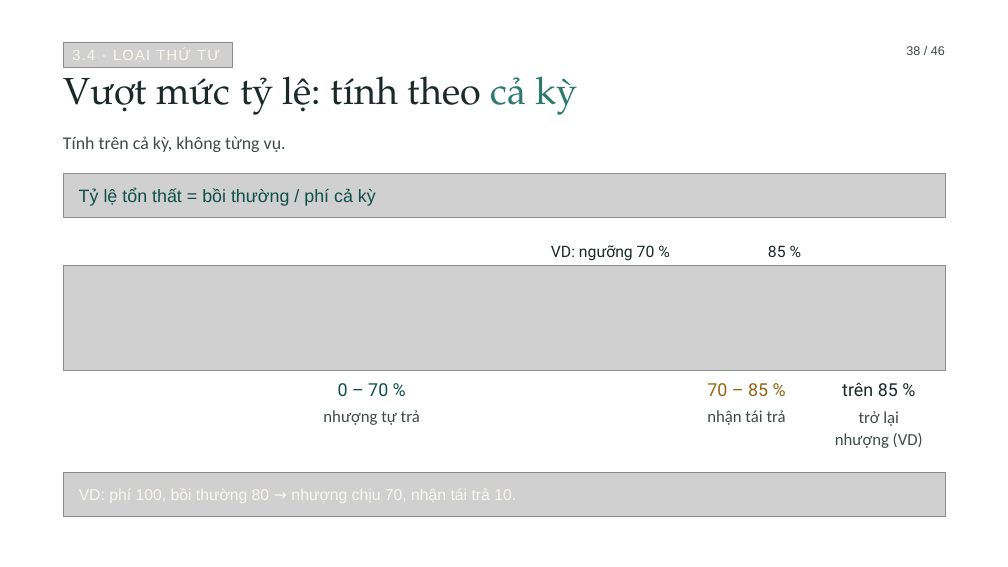
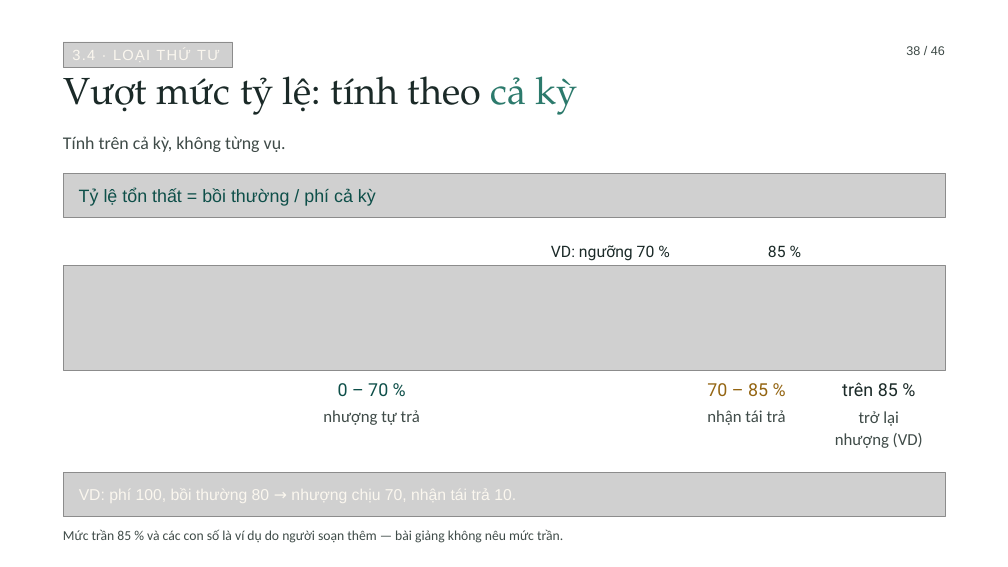
Before and after one commit to tranquanghaofake-dotcom/Law, a slide deck: slide 38 of docs/bai/ch3-bao-hiem-thuong-mai/bao-hiem-thuong-mai.pptx. Drawn at 1008x567 pixels with LibreOffice and Linux fonts; fonts in the diff are those of the drawing; grey boxes stand for pictures; background and template pictures are left out. Boxes give left, top, right and bottom in pixels: in the first picture for what was removed or moved away, otherwise in the second. Text is boxed around its words. In the diff, an @@ line names an element or a change of style, - is before the commit and + after.

```diff
--- a/docs/bai/ch3-bao-hiem-thuong-mai/bao-hiem-thuong-mai.pptx
+++ b/docs/bai/ch3-bao-hiem-thuong-mai/bao-hiem-thuong-mai.pptx
@@ text added at (x1=63, y1=529, x2=563, y2=543), 13 pt, text #3F4B48 @@
+Mức trần 85 % và các con số là ví dụ do người soạn thêm — bài giảng không nêu mức trần.
```
Also in this commit, not shown: 3 other slides changed, 4 other files.
